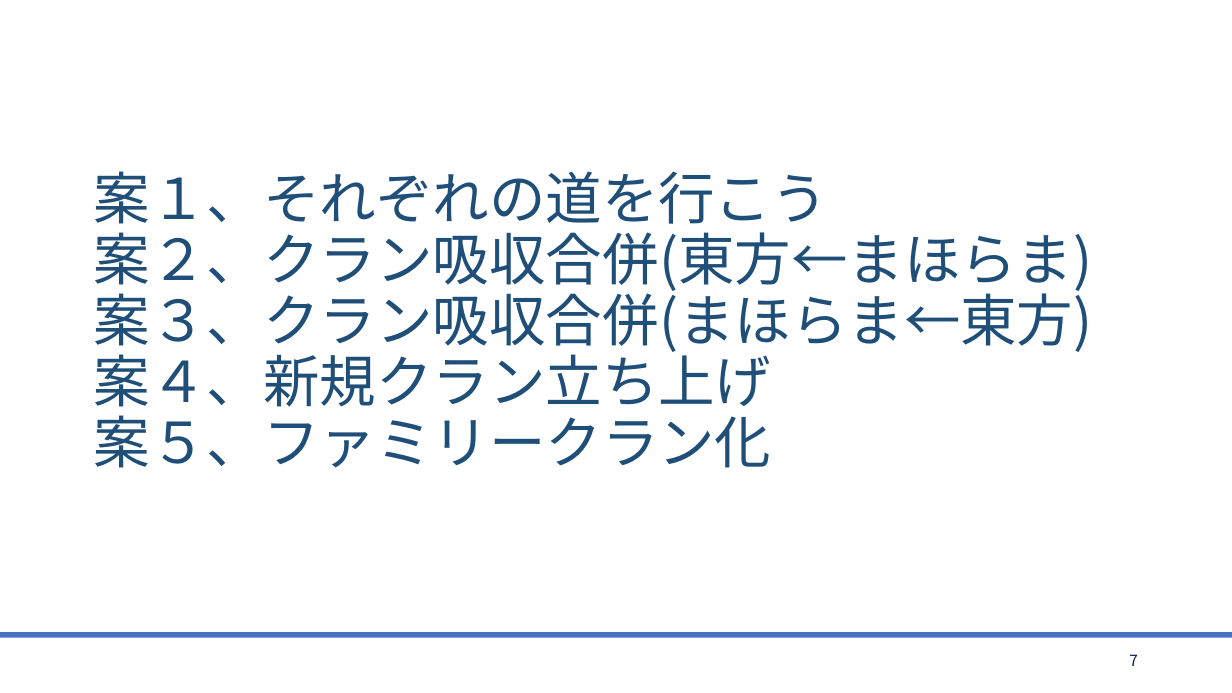
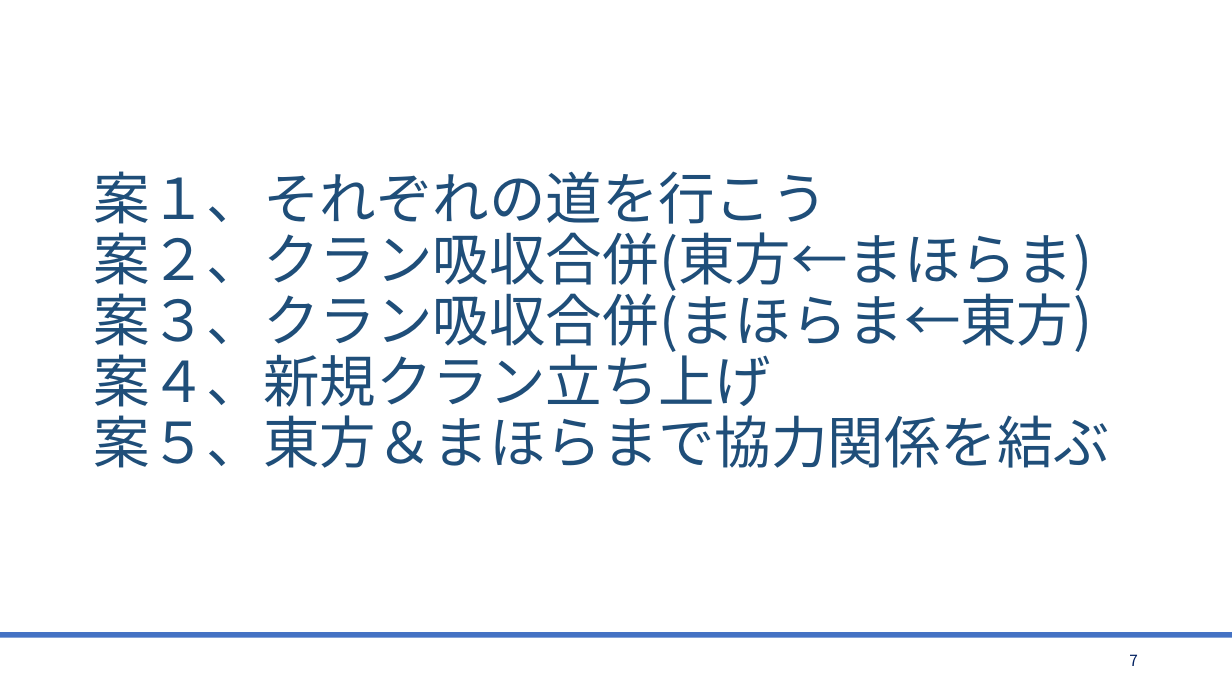
Before and after one commit to bigtreeCoC/documents, a slide deck: slide 7 of 東方とまほらまの今後について.pptx. Drawn at 1232x693 pixels with LibreOffice and Linux fonts; fonts in the diff are those of the drawing. Boxes give left, top, right and bottom in pixels: in the first picture for what was removed or moved away, otherwise in the second. Text is boxed around its words. In the diff, an @@ line names an element or a change of style, - is before the commit and + after.

Commit message:
東方とまほらま(2版)

```diff
--- a/東方とまほらまの今後について.pptx
+++ b/東方とまほらまの今後について.pptx
@@ title at (94, 171, 1110, 468): text changed @@
-案１、それぞれの道を行こう
-案２、クラン吸収合併(東方←まほらま)
-案３、クラン吸収合併(まほらま←東方)
-案４、新規クラン立ち上げ
-案５、ファミリークラン化
+案１、それぞれの道を行こう
+案２、クラン吸収合併(東方←まほらま)
+案３、クラン吸収合併(まほらま←東方)
+案４、新規クラン立ち上げ
+案５、東方＆まほらまで協力関係を結ぶ
```
Also in this commit, not shown: 3 other slides changed, 10 slides added, 1 other file.
